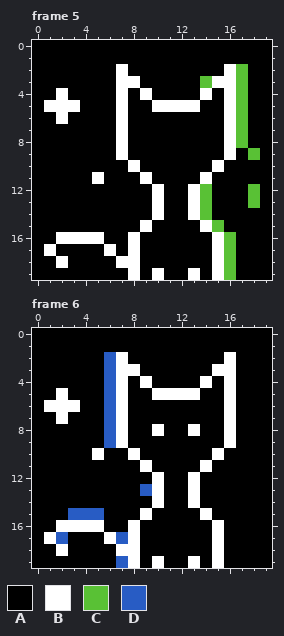
Animated GIF sprite, stored at rosto/imagens/gatoglitch.gif. Above, as it was before the edit.
The file is 100x100 pixels, drawn in blocks of 5x5; one block is one cell here. Shown: frame 5, frame 6. The commit also changed other frames, which this record leaves out.
Palette (. is transparent): A #000000  B #ffffff  C #59c135  D #285cc4
Pixels before, frame 5, first column x 0:
 0 AAAAAAAAAAAAAAAAAAAA
 1 AAAAAAAAAAAAAAAAAAAA
 2 AAAAAAABAAAAAAAABCAA
 3 AAAAAAABBAAAAACBBCAA
 4 AABAAAABABAAAABABCAA
 5 ABBBAAABAABBBBAABCAA
 6 AABAAAABAAAAAAAABCAA
 7 AAAAAAABAAAAAAAABCAA
 8 AAAAAAABAAAAAAAABCAA
 9 AAAAAAABAAAAAAAABACA
10 AAAAAAAABAAAAAABAAAA
11 AAAAABAAABAAAABAAAAA
12 AAAAAAAAAABAABCAAACA
13 AAAAAAAAAABAABCAAACA
14 AAAAAAAAAABAABCAAAAA
15 AAAAAAAAABAAAABCAAAA
16 AABBBBAABAAAAAABCAAA
17 ABAAAABABAAAAAABCAAA
18 AABAAAABBAAAAAABCAAA
19 AAAAAAAABABAABABCAAA
Pixels before, frame 6, first column x 0:
 0 AAAAAAAAAAAAAAAAAAAA
 1 AAAAAAAAAAAAAAAAAAAA
 2 AAAAAADBAAAAAAAABAAA
 3 AAAAAADBBAAAAAABBAAA
 4 AAAAAADBABAAAABABAAA
 5 AABAAADBAABBBBAABAAA
 6 ABBBAADBAAAAAAAABAAA
 7 AABAAADBAAAAAAAABAAA
 8 AAAAAADBAABAABAABAAA
 9 AAAAAADBAAAAAAAABAAA
10 AAAAABAABAAAAAABAAAA
11 AAAAAAAAABAAAABAAAAA
12 AAAAAAAAAABAABAAAAAA
13 AAAAAAAAADBAABAAAAAA
14 AAAAAAAAAABAABAAAAAA
15 AAADDDAAABAAAABAAAAA
16 AABBBBAABAAAAAABAAAA
17 ABDAAABDBAAAAAABAAAA
18 AABAAAABBAAAAAABAAAA
19 AAAAAAADBABAABABAAAA
The same view after the edit:
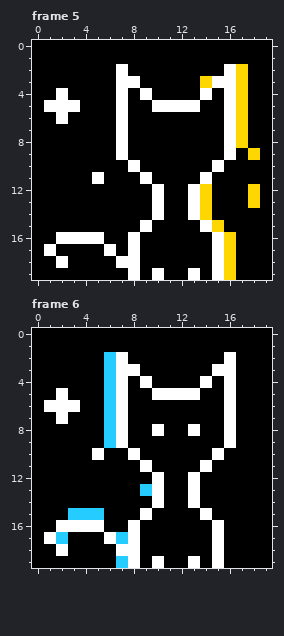
The exact change:
Colour C changes from #59c135 to #ffd700.
Colour D changes from #285cc4 to #24ccff.
Changed places in both pictures, as pixel boxes (x1, y1, x2, y2):
changed: (200, 64, 260, 280)
changed: (56, 352, 152, 568)
